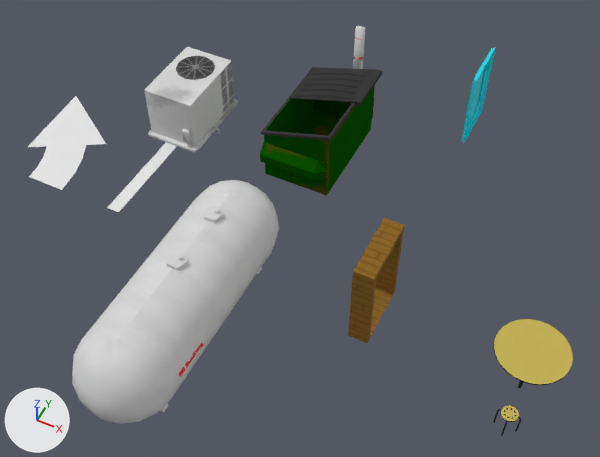
Renders of the Blender file Assets/World/C10L1/raw/C10L1_Props.blend from each side of a commit.
Rendered twice from a camera (50 mm lens) standing at (5.0, -15.1, 21.6) and looking at (-3.8, 2.4, -0.3). The lights are fixed; the arrows at lower left show +X, +Y and +Z.

Before the edit, the objects in view are built like this:
```python
me_plane_002 = bpy.data.meshes.new('Plane.002')
me_plane_002.from_pydata([(-0.25, 0.0, 0.0), (0.25, 0.0, 0.0), (-0.25, 8.0, 0.0), (0.25, 8.0, 0.0)], [], [(0, 1, 3, 2)])
me_plane_003 = bpy.data.meshes.new('Plane.003')
me_plane_003.from_pydata([(-0.75, 0.0, 0.0), (0.75, 0.0, 0.0), (0.68, 0.82, 0.0), (-0.8, 0.56, 0.0), (0.46, 1.62, 0.0), (-0.95, 1.11, 0.0), (0.11, 2.38, 0.0), (-1.19, 1.62, 0.0), (0.76, 2.75, 0.0), (-1.83, 1.25, 0.0), (-2.04, 4.6, 0.0)], [], [(1, 2, 3, 0), (2, 4, 5, 3), (4, 6, 7, 5), (8, 10, 9)])
me_sphere = bpy.data.meshes.new('Sphere')
me_sphere.from_pydata(...)  # 222 vertices, 178 faces; spans x -1.5..1.5, y -7.5..1.5, z 0.0..3.33
me_sphere.polygons.foreach_set('use_smooth', [True] * 178)
me_sphere.materials.append(mat_uv_tank)  # picture img_uv_sunroom_tank_png
ob_roadpaint_arrow = bpy.data.objects.new('RoadPaint_Arrow', me_plane_003)
ob_roadpaint_arrow.location = (-13.0, 0.0, 0.0)
ob_roadpaint_line_8 = bpy.data.objects.new('RoadPaint_Line_8', me_plane_002)
ob_roadpaint_line_8.location = (-10.0, 0.0, 0.0)
ob_sunroom_tank = bpy.data.objects.new('SunRoom_Tank', me_sphere)
ob_sunroom_tank.location = (-5.0, 0.0, 0.0)
# also in view: 'SunRoom_HVAC' at (-10.0, 5.5, 1.1); 'SunRoom_Hatch' at (-0.1, 10.0, 1.5); 'SunRoom_Dumpster_Lid' at (-4.6, 7.0, 2.5); 'Liminal_Table_Head' at (5.0, 0.0, 1.2); 'SunRoom_Dumpster' at (-4.7, 6.0, 1.4)
```
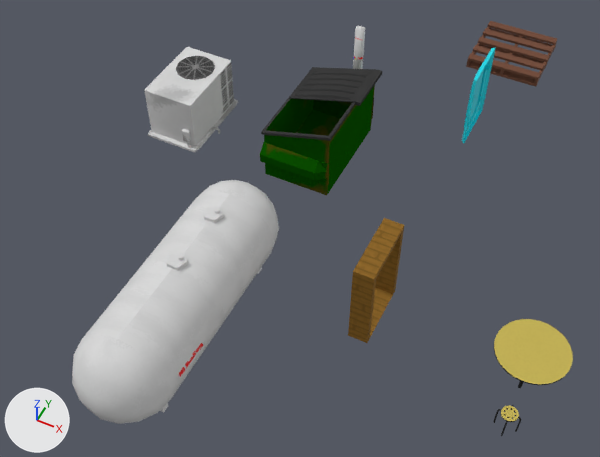
Commit message: CargoBay Pallet

Changed parts and their boxes [x1, y1, x2, y2] in the pictures (600 x 457 px):
'RoadPaint_Arrow', hidden: before [28, 96, 106, 190]
'CargoBay_Pallet', added (brown): after [466, 21, 557, 87]
'RoadPaint_Line_8', hidden: before [107, 142, 177, 212]

The change, as a list of edits to the scene's bpy script:
```text
Add img_trim_crates_png:
    img_trim_crates_png = load_image('trim_crates.png', 'CargoBay/raw/trim_crates.png', 256, 256, 'sRGB')
Add mat_trim_planks:
    mat_trim_planks = principled_material('trim_planks')
    mat_trim_planks.texture = img_trim_crates_png
    mat_trim_planks.specular_ior_level = 0.0318
Add me_cube_006:
    me_cube_006.from_pydata(...)  # 88 vertices, 66 faces; spans x -1.5..1.5, y -1.5..1.5, z 0.0..0.45
    me_cube_006.materials.append(mat_trim_planks)  # picture img_trim_crates_png
Change ob_roadpaint_line_8:
    add ob_roadpaint_line_8.hide_set(True)  # its collection is switched off
Change ob_roadpaint_arrow:
    add ob_roadpaint_arrow.hide_set(True)  # its collection is switched off
Add ob_cargobay_pallet:
    ob_cargobay_pallet = bpy.data.objects.new('CargoBay_Pallet', me_cube_006)
    ob_cargobay_pallet.location = (0.0, 15.0, 0.0)
```
